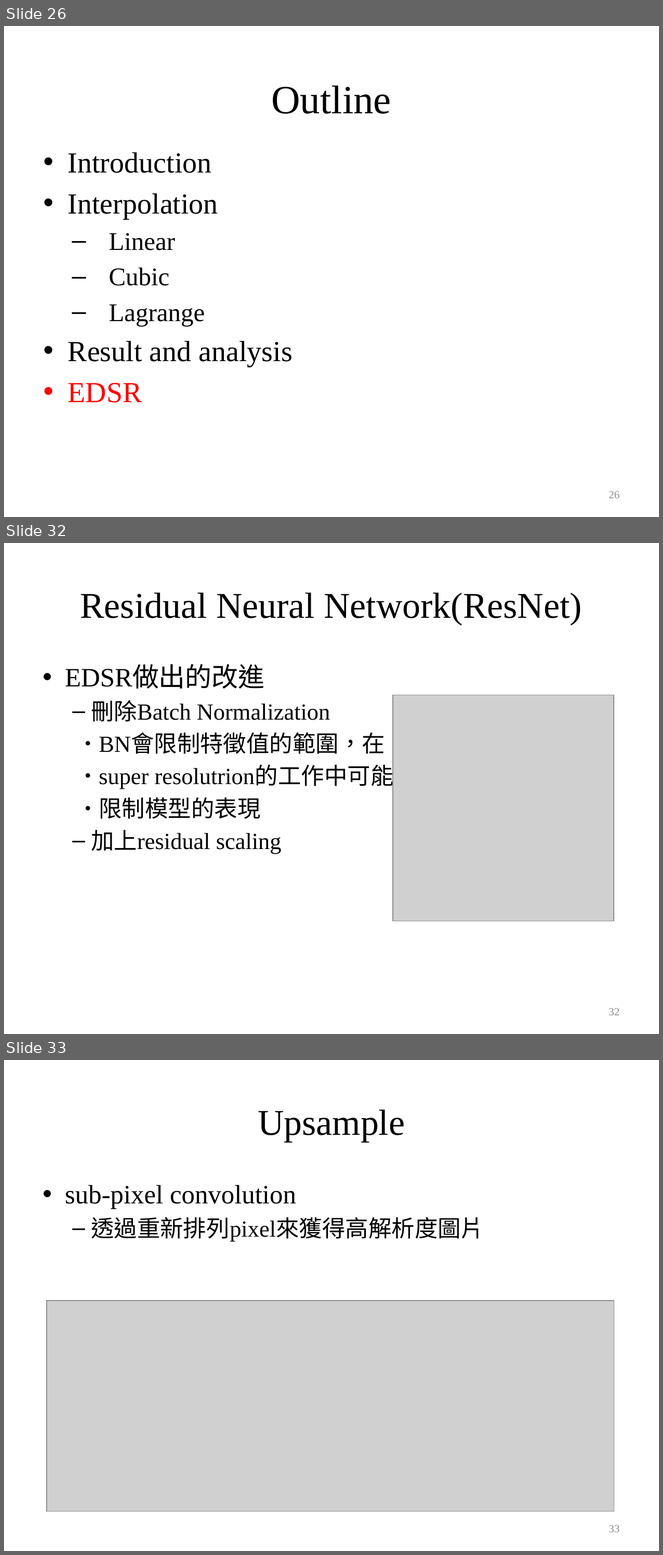
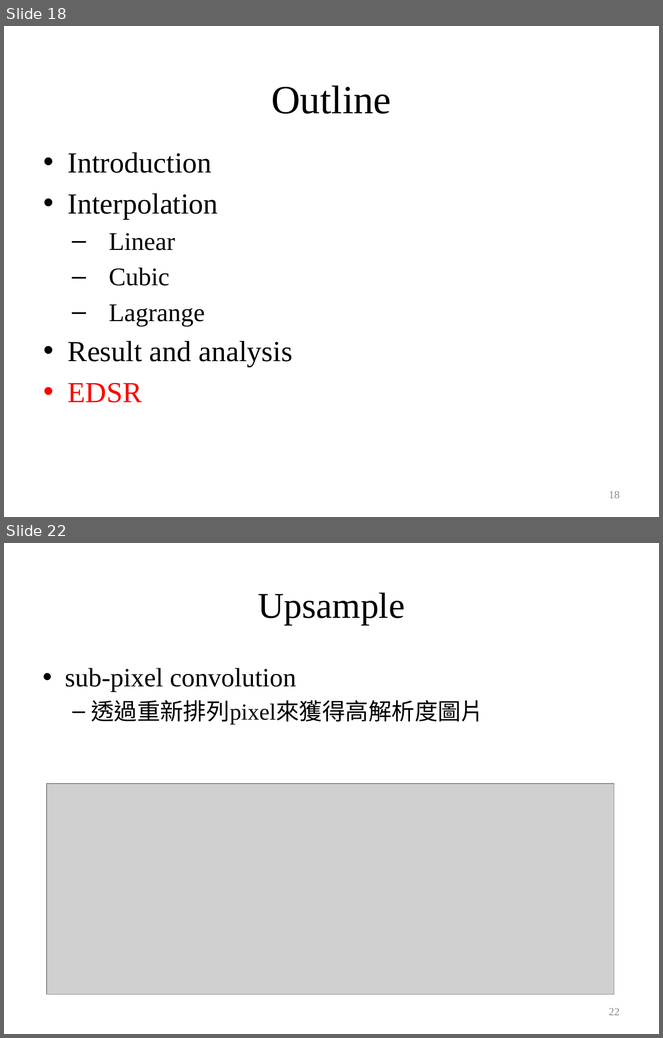
Before and after one commit to ttcpsntpc/Neumerical-Analysis, a slide deck: Lagrange interpolation/專題/專題決賽報告檔.pptx. Shown one above the other, each under a label of ours: slides 26, 32 and 33 before the commit, slides 18 and 22 after it; the slides between them are not shown. The pictures are 663x1555 and 663x1038 pixels, drawn with LibreOffice and Linux fonts; fonts in the diff are those of the drawing; grey boxes stand for pictures. Boxes give left, top, right and bottom in pixels: in the first picture for what was removed or moved away, otherwise in the second. Text is boxed around its words. In the diff, an @@ line names an element or a change of style, - is before the commit and + after.

```diff
--- a/Lagrange interpolation/專題/專題決賽報告檔.pptx
+++ b/Lagrange interpolation/專題/專題決賽報告檔.pptx
@@ slide 32 removed at bbox=[4, 543, 659, 1034], background #FFFFFF @@
@@ text removed at bbox=[80, 592, 582, 625] @@
-Residual Neural Network(ResNet)
@@ text removed at bbox=[65, 666, 417, 854] @@
-• EDSR做出的改進
-  – 刪除Batch Normalization
-      ● BN會限制特徵值的範圍，在
-      ● super resolutrion的工作中可能會
-      ● 限制模型的表現
-  – 加上residual scaling
@@ picture removed at bbox=[393, 695, 614, 921] @@
@@ page number removed at bbox=[609, 1008, 620, 1016] @@
-32
@@ what was slide 26 is now slide 18 @@
@@ page number at bbox=[609, 491, 620, 499]: text changed @@
-26
+18
@@ what was slide 33 is now slide 22 @@
@@ page number at bbox=[609, 1008, 620, 1016]: text changed @@
-33
+22
```
Also in this commit, not shown: 11 slides changed, 6 slides added, 18 other slides removed.
